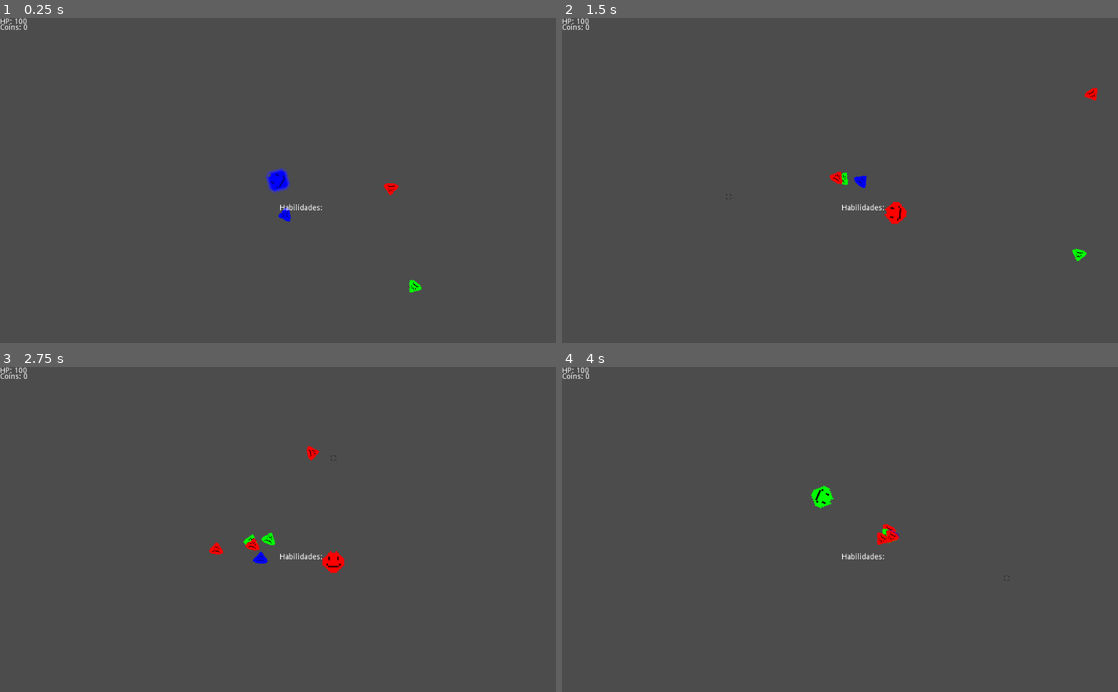
Above: before the commit, frames 1-4 (two rows, left to right).
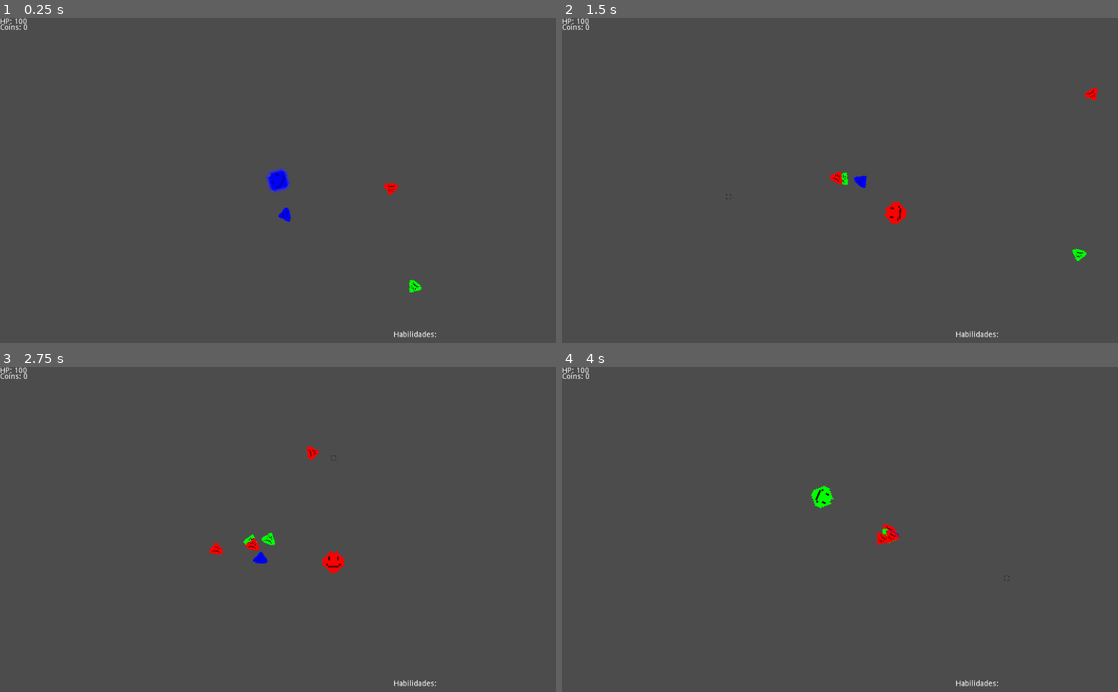
Above: after the commit, the same moments.

Repository: JuanG10/boss
Game: Godot game, scene res://proof of concept.tscn
Same seed, same stepped clock (60 frames per second), same inputs: the game is played once before the commit and once after it.
Inputs (mouse positions are in pixels of both pictures, inside the frame that each line leads up to):
- Up to frame 1 (0.25 s): no input
- Up to frame 2 (1.5 s): tap Enter (ui_accept) at 0.5, 0.77 s; move the mouse to (962, 164) at 0.52 s; hold D (right) 0.53-1.28 s; tap 3 (Activate_atk_speed) at 0.6 s; click (962, 164) at 0.67 s; tap 2 (Activate_damage) at 0.8, 1.35 s; move the mouse to (728, 196) at 1.27 s; hold S (down) from 1.28 s (still down)
- Up to frame 3 (2.75 s): tap Enter (ui_accept) at 1.52 s; tap 1 (Activate_shield) at 1.55, 2.1 s; move the mouse to (333, 458) at 2.02 s; release S (down) at 2.03 s; hold D (right) from 2.03 s (still down); tap 3 (Activate_atk_speed) at 2.3 s
- Up to frame 4 (4 s): move the mouse to (812, 594) at 2.77 s; release D (right) at 2.78 s; hold W (up) 2.78-3.53 s; tap 3 (Activate_atk_speed) at 2.85 s; click (812, 594) at 2.92 s; tap Enter (ui_accept) at 3.02, 3.77 s; tap 2 (Activate_damage) at 3.05, 3.6 s; move the mouse to (1006, 578) at 3.52 s; hold A (left) from 3.53 s (still down); tap 1 (Activate_shield) at 3.8 s

The runs differ from the first frame. In frame 1, 0.1% of the frame differs, in the area x 50-79%, y 57-99%; in frame 2, 0.1%; in frame 3, 0.1%; in frame 4, 0.1%.

Commit message:
efectos de habilidades

Diff:
--- a/Habilidades.gd
+++ b/Habilidades.gd
@@ -14,4 +14,4 @@
 
 func set_names_habilidades():
 	for name_habilidad in GlobalVariables.habilidadres:
-		set_text(text + "," + str(name_habilidad))
+		set_text(text + " " + str(name_habilidad))
--- a/Player/Player.gd
+++ b/Player/Player.gd
@@ -31,8 +31,10 @@
 
 var habilidades = GlobalVariables.habilidadres
 
-var puedo_activar = false
-
+var habilidad_health 	= true
+var habilidad_speed  	= true
+var habilidad_atk_speed = true
+var habilidad_damage    = true
 
 func initialize(l,c):
 	label = l
@@ -92,19 +94,45 @@
 	if Input.is_action_pressed('up'):
 		position.y -= speed
 
-	if Input.is_action_just_pressed("Activate_shield") && existe_habilidad("shield"):
-		GlobalVariables.health *= 1.1
-		health = GlobalVariables.health
-		label.on_update(health)
-	if Input.is_action_just_pressed("Activate_speed") && existe_habilidad("speed"):
-		GlobalVariables.speed += .5
-		speed = GlobalVariables.speed
-	if Input.is_action_just_pressed("Activate_damage") && existe_habilidad("damage"):
-		GlobalVariables.dmg += 1
-		dmg = GlobalVariables.dmg
-	if Input.is_action_just_pressed("Activate_atk_speed") && existe_habilidad("atk_speed"):
-		GlobalVariables.atk_speed *= 0.9
-		atk_speed = GlobalVariables.atk_speed
+	#Si tiene la habiladad la usa
+	if Input.is_action_just_pressed("Activate_shield") && existe_habilidad("shield") && habilidad_health:
+		efecto_de_health()
+		activar_timer()
+
+	if Input.is_action_just_pressed("Activate_speed") && existe_habilidad("speed") && habilidad_speed:
+		efecto_de_speed()
+		activar_timer()
+	if Input.is_action_just_pressed("Activate_damage") && existe_habilidad("damage") && habilidad_damage:
+		efecto_de_damage()
+		activar_timer()
+	if Input.is_action_just_pressed("Activate_atk_speed") && existe_habilidad("atk_speed") && habilidad_atk_speed:
+		efecto_de_atk_speed()
+		activar_timer()
+
+func efecto_de_health():
+	GlobalVariables.health *= 1.1
+	health = GlobalVariables.health
+	label.on_update(health)
+	habilidad_health = false
+
+func efecto_de_speed():
+	GlobalVariables.speed += .5
+	speed = GlobalVariables.speed
+	habilidad_speed = false
+
+func efecto_de_damage():
+	GlobalVariables.dmg += 1
+	dmg = GlobalVariables.dmg
+	habilidad_damage = false
+func efecto_de_atk_speed():
+	GlobalVariables.atk_speed *= 0.9
+	atk_speed = GlobalVariables.atk_speed
+	habilidad_atk_speed = false
+
+
+func activar_timer():
+	$Timer.set_wait_time(5)
+	$Timer.start()
 
 
 
@@ -157,8 +185,22 @@
 	area.grab()
 	coins.on_update()
 
-func puede_activar_habilidad():
-	 puedo_activar = true
+func active_health():
+	 habilidad_health = true
+	 $Timer.stop()
+
+func active_speed():
+	habilidad_speed = true
+	$Timer.stop()
+
+func active_atk_speed():
+	habilidad_atk_speed = true
+	$Timer.stop()
+
+func active_damage():
+	habilidad_damage = true
+	$Timer.stop()
 
 func _on_Timer_timeout():
-	pass
+	if !habilidad_health:
+		active_health()
--- a/UpgradeScreen/upgrade_list.gd
+++ b/UpgradeScreen/upgrade_list.gd
@@ -51,13 +51,13 @@
 		get_parent().get_node("Coins").on_update()
 		#print(get_parent().get_parent().get_parent().name)
 		if _get_selected_item()   == 0:
-			GlobalVariables.habilidadres.append("atk_spped")
+			GlobalVariables.add_habilidad("atk_spped")
 		elif _get_selected_item() == 1:
-			GlobalVariables.habilidadres.append("Speed")
+			GlobalVariables.add_habilidad("Speed")
 		elif _get_selected_item() == 2:
-			GlobalVariables.habilidadres.append("shield")
+			GlobalVariables.add_habilidad("shield")
 		elif _get_selected_item() == 3:
-			GlobalVariables.habilidadres.append("damage")
+			GlobalVariables.add_habilidad("damage")
 
 		else: pass
 	#print("VelocidadAtaque: ", GlobalVariables.atk_speed," Velocidad: ", GlobalVariables.speed, " Vida: ",GlobalVariables.health, " Daño: ", GlobalVariables.dmg)
--- a/global_variables.gd
+++ b/global_variables.gd
@@ -17,3 +17,15 @@
 var habilidadres = []
 
 var player
+
+
+func add_habilidad(name_habilidad):
+	if(!existe_habilidad(name_habilidad)):
+		habilidadres.append(name_habilidad)
+
+
+func existe_habilidad(nombre_habilidad):
+	var boolean = false
+	for name_habilidad in GlobalVariables.habilidadres:
+		boolean = nombre_habilidad == name_habilidad
+	return boolean
--- a/proof of concept.tscn
+++ b/proof of concept.tscn
@@ -49,11 +49,16 @@
 }
 
 [node name="Habilidades" type="Label" parent="Player/CanvasLayer"]
-margin_left = 514.636
-margin_top = 344.352
-margin_right = 610.636
-margin_bottom = 358.352
-text = "asddssddassda"
+anchor_left = 0.549
+anchor_top = 0.574
+anchor_right = 0.549
+anchor_bottom = 0.574
+margin_left = 156.559
+margin_top = 233.597
+margin_right = 252.559
+margin_bottom = 247.597
+align = 1
+valign = 1
 script = ExtResource( 8 )
 __meta__ = {
 "_edit_use_anchors_": false
